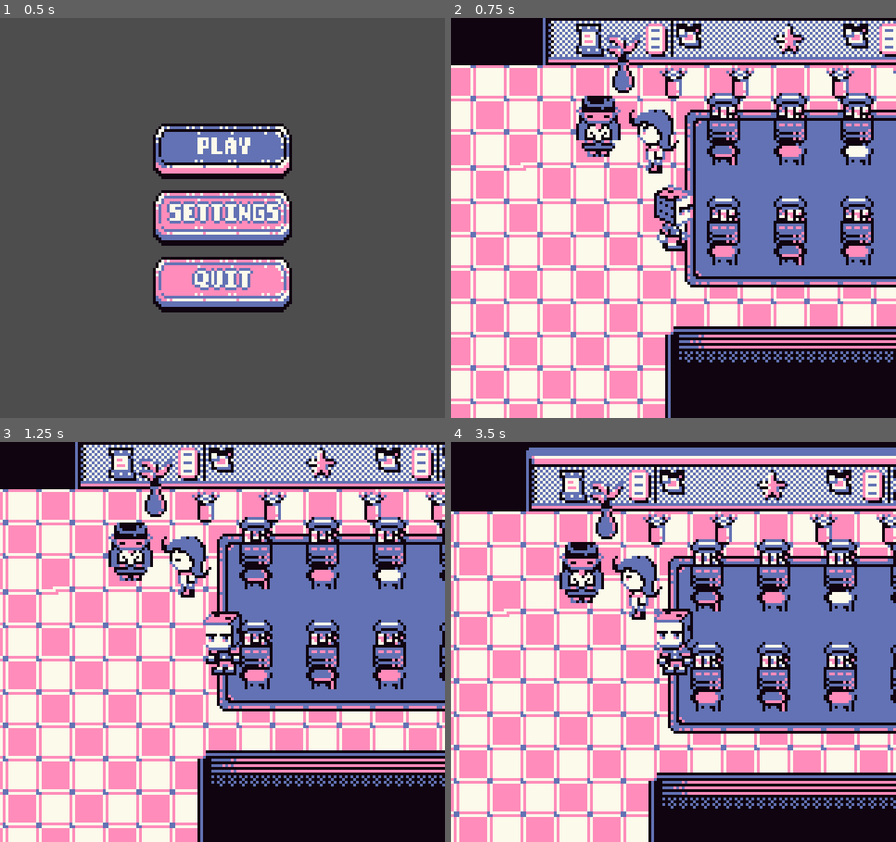
Above: before the commit, frames 1-4 (two rows, left to right).
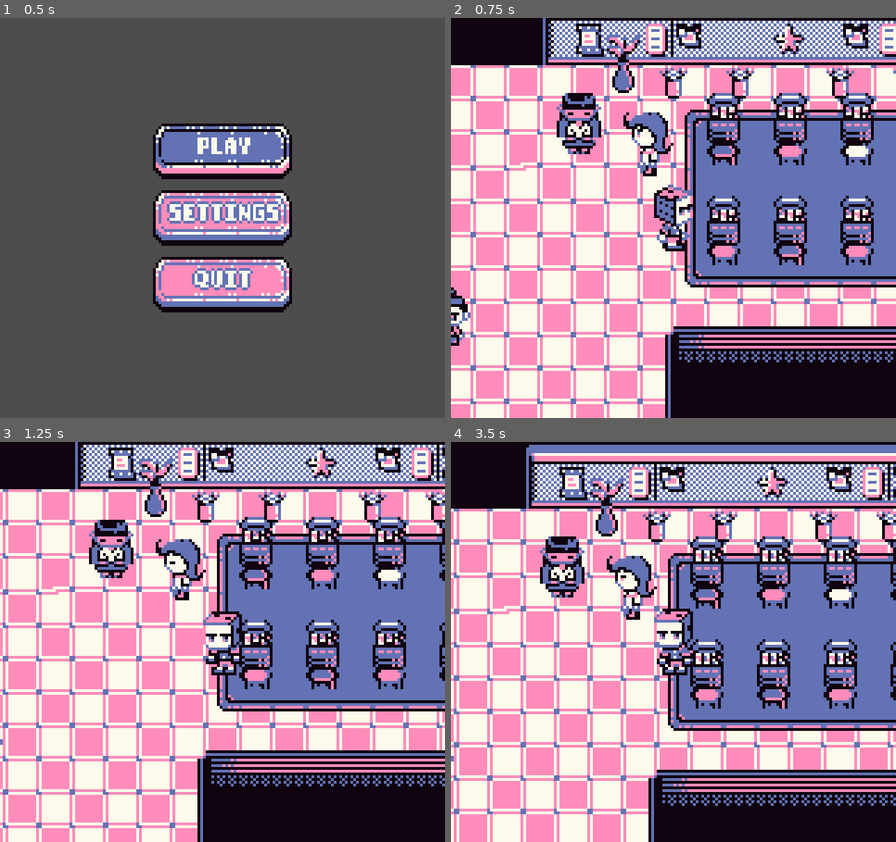
Above: after the commit, the same moments.

Repository: 0xspiderr/gbjam13_gamejam
Game: Godot game, scene res://ui/menus/main_menu.tscn
Two runs of this game, one before a commit and one after it. Both use one fixed random seed, a clock stepped at 60 frames per second and the inputs below.
Inputs:
- Up to frame 1 (0.5 s): no input
- Up to frame 2 (0.75 s): tap Enter at 0.5 s; hold D (right) from 0.53 s (still down); hold Space (interact) from 0.53 s (still down)
- Up to frame 3 (1.25 s): keep holding D (right); keep holding Space (interact)
- Up to frame 4 (3.5 s): release D (right) at 1.28 s; release Space (interact) at 1.28 s; hold S (down) 1.28-2.03 s; tap Space (interact) at 1.35, 2.85 s; hold D (right) 2.03-2.78 s; hold Space (interact) 2.03-2.78 s; hold W (up) from 2.78 s (still down)

Frame 1 is identical in both runs. In frame 2, 2.8% of the frame differs, in the area x 0-52%, y 18-82%; in frame 3, 2.5%; in frame 4, 35%, in the area x 0-100%, y 0-94%.

Commit message:
added random npc talking boxes

Diff:
--- a/components/area_detection_component/area_detection_component.gd
+++ b/components/area_detection_component/area_detection_component.gd
@@ -1,9 +1,5 @@
 class_name AreaDetectionComponent
 extends Area2D
-
-
-signal body_colliding()
-signal body_exited_collision()
 
 
 func _on_body_entered(body: Node2D) -> void:
--- a/scenes/enemy/enemy.gd
+++ b/scenes/enemy/enemy.gd
@@ -33,7 +33,7 @@
 	patrol_timer.start()
 
 
-func _physics_process(delta: float) -> void:
+func _physics_process(_delta: float) -> void:
 	# dont process enemy movement if player is talking or in combat
 	if PlayerData.is_in_combat or PlayerData.is_talking:
 		enemy_sprite.play(&"idle")
--- a/scenes/levels/level0.tscn
+++ b/scenes/levels/level0.tscn
@@ -1,8 +1,7 @@
-[gd_scene load_steps=28 format=4 uid="uid://c6onavsfv4e3e"]
+[gd_scene load_steps=26 format=4 uid="uid://c6onavsfv4e3e"]
 
 [ext_resource type="PackedScene" uid="uid://byvrh5g6p20lk" path="res://scenes/player/player.tscn" id="1_cperm"]
 [ext_resource type="Texture2D" uid="uid://bnkinl3gpn5xl" path="res://assets/tilesets/animated_obj/pocanele.png" id="2_5kr0j"]
-[ext_resource type="PackedScene" uid="uid://cp6enqfwfeyu7" path="res://scenes/enemy/enemy.tscn" id="2_hghvf"]
 [ext_resource type="Texture2D" uid="uid://d15rlcvvxg4yi" path="res://assets/tilesets/casino_tileset/tileset.png" id="3_hghvf"]
 [ext_resource type="Texture2D" uid="uid://b5ynhu5a7jae6" path="res://assets/tilesets/animated_obj/cash-booth.png" id="3_ry65h"]
 [ext_resource type="PackedScene" uid="uid://mlu3i7nhaelg" path="res://scenes/npcs/npc.tscn" id="6_d0grl"]
@@ -18,7 +17,6 @@
 [ext_resource type="Resource" uid="uid://caeoc386ptk0m" path="res://resources/interactable/roulette_table.tres" id="15_m6lg1"]
 [ext_resource type="Resource" uid="uid://b7rdupdwsrdly" path="res://resources/interactable/blackcat_table.tres" id="15_yxkm4"]
 [ext_resource type="Resource" uid="uid://tkti4onay0o1" path="res://resources/interactable/pocanele.tres" id="16_3ebcg"]
-[ext_resource type="Resource" uid="uid://bih3etdk8k7o" path="res://resources/enemies/broken_mirror.tres" id="16_ng1gw"]
 
 [sub_resource type="TileSetAtlasSource" id="TileSetAtlasSource_5kr0j"]
 texture = ExtResource("3_hghvf")
@@ -329,27 +327,27 @@
 npc_stats = ExtResource("7_fj52k")
 
 [node name="Npc1" parent="NPCs" instance=ExtResource("6_d0grl")]
-position = Vector2(201, 45)
+position = Vector2(194, 44)
 npc_stats = ExtResource("7_1nvli")
 
 [node name="Npc2" parent="NPCs" instance=ExtResource("6_d0grl")]
-position = Vector2(-42, 122)
+position = Vector2(124, 137)
 npc_stats = ExtResource("8_vals0")
 
 [node name="Npc3" parent="NPCs" instance=ExtResource("6_d0grl")]
-position = Vector2(52, 102)
+position = Vector2(-63, 170)
 npc_stats = ExtResource("9_oem7y")
 
 [node name="Npc4" parent="NPCs" instance=ExtResource("6_d0grl")]
-position = Vector2(221, 51)
+position = Vector2(219, 52)
 npc_stats = ExtResource("10_a76di")
 
 [node name="Npc5" parent="NPCs" instance=ExtResource("6_d0grl")]
-position = Vector2(14, 84)
+position = Vector2(-50, 139)
 npc_stats = ExtResource("11_d3ub6")
 
 [node name="Npc6" parent="NPCs" instance=ExtResource("6_d0grl")]
-position = Vector2(-28, 84)
+position = Vector2(147, 113)
 npc_stats = ExtResource("12_7s2gi")
 
 [node name="BlackcatTable" parent="." instance=ExtResource("14_m6lg1")]
@@ -430,8 +428,3 @@
 interactable_stats = ExtResource("16_3ebcg")
 
 [node name="Enemies" type="Node2D" parent="."]
-
-[node name="Enemy" parent="Enemies" node_paths=PackedStringArray("_player") instance=ExtResource("2_hghvf")]
-position = Vector2(-15, 147)
-enemy_stats = ExtResource("16_ng1gw")
-_player = NodePath("../../Player")
--- a/scenes/npcs/npc.tscn
+++ b/scenes/npcs/npc.tscn
@@ -1,6 +1,7 @@
-[gd_scene load_steps=4 format=3 uid="uid://mlu3i7nhaelg"]
+[gd_scene load_steps=5 format=3 uid="uid://mlu3i7nhaelg"]
 
 [ext_resource type="Script" uid="uid://dydo2x7362ptg" path="res://scenes/npcs/npc.gd" id="1_ivh6b"]
+[ext_resource type="PackedScene" uid="uid://bwaayo7m2tkb2" path="res://ui/dialogue/random_npc_dialogue.tscn" id="2_m5fb5"]
 
 [sub_resource type="RectangleShape2D" id="RectangleShape2D_ivh6b"]
 
@@ -20,5 +21,11 @@
 [node name="CollisionShape2D" type="CollisionShape2D" parent="DialogueArea"]
 shape = SubResource("CircleShape2D_m5fb5")
 
+[node name="RandomNpcDialogue" parent="." instance=ExtResource("2_m5fb5")]
+offset_left = -3.0
+offset_top = -27.0
+offset_right = -3.0
+offset_bottom = -27.0
+
 [connection signal="body_entered" from="DialogueArea" to="." method="_on_dialogue_area_body_entered"]
 [connection signal="body_exited" from="DialogueArea" to="." method="_on_dialogue_area_body_exited"]
--- /dev/null
+++ b/ui/dialogue/random_npc_dialogue.gd
@@ -0,0 +1,31 @@
+extends Control
+
+
+var wait_time: float = 1.0
+var visibility_time: float = 1.0
+@onready var rand_dialogue_timer: Timer = $RandDialogueTimer
+@onready var dialogue_visibility_timer: Timer = $DialogueVisibilityTimer
+@onready var animation_player: AnimationPlayer = $AnimationPlayer
+
+
+func _ready() -> void:
+	randomize()
+	visible = false
+	wait_time = randf_range(1.0, 10.0)
+	rand_dialogue_timer.wait_time = wait_time
+	rand_dialogue_timer.start()
+
+
+func _on_rand_dialogue_timer_timeout() -> void:
+	visible = true
+	animation_player.play(&"character")
+	wait_time = randf_range(5.0, 15.0)
+	visibility_time = randf_range(3.0, 5.0)
+	rand_dialogue_timer.wait_time = wait_time
+	dialogue_visibility_timer.wait_time = visibility_time
+	rand_dialogue_timer.start()
+	dialogue_visibility_timer.start()
+
+
+func _on_dialogue_visibility_timer_timeout() -> void:
+	visible = false
--- /dev/null
+++ b/ui/dialogue/random_npc_dialogue.tscn
@@ -0,0 +1,92 @@
+[gd_scene load_steps=5 format=3 uid="uid://bwaayo7m2tkb2"]
+
+[ext_resource type="Script" uid="uid://c46ehjy0etjxv" path="res://ui/dialogue/random_npc_dialogue.gd" id="1_kicr1"]
+
+[sub_resource type="Animation" id="Animation_sxbcy"]
+resource_name = "character"
+length = 1.5
+step = 0.1
+tracks/0/type = "value"
+tracks/0/imported = false
+tracks/0/enabled = true
+tracks/0/path = NodePath("ColorRect/Label:visible_ratio")
+tracks/0/interp = 1
+tracks/0/loop_wrap = true
+tracks/0/keys = {
+"times": PackedFloat32Array(0, 1.5),
+"transitions": PackedFloat32Array(1, 1),
+"update": 0,
+"values": [0.0, 1.0]
+}
+
+[sub_resource type="Animation" id="Animation_kicr1"]
+length = 0.001
+tracks/0/type = "value"
+tracks/0/imported = false
+tracks/0/enabled = true
+tracks/0/path = NodePath("ColorRect/Label:visible_ratio")
+tracks/0/interp = 1
+tracks/0/loop_wrap = true
+tracks/0/keys = {
+"times": PackedFloat32Array(0),
+"transitions": PackedFloat32Array(1),
+"update": 0,
+"values": [0.0]
+}
+
+[sub_resource type="AnimationLibrary" id="AnimationLibrary_41c10"]
+_data = {
+&"RESET": SubResource("Animation_kicr1"),
+&"character": SubResource("Animation_sxbcy")
+}
+
+[node name="RandomNpcDialogue" type="Control"]
+z_index = 1
+layout_mode = 3
+anchors_preset = 15
+anchor_right = 1.0
+anchor_bottom = 1.0
+grow_horizontal = 2
+grow_vertical = 2
+script = ExtResource("1_kicr1")
+
+[node name="AnimationPlayer" type="AnimationPlayer" parent="."]
+libraries = {
+&"": SubResource("AnimationLibrary_41c10")
+}
+
+[node name="ColorRect2" type="ColorRect" parent="."]
+layout_mode = 0
+offset_left = 1.0
+offset_top = 15.0
+offset_right = 11.0
+offset_bottom = 19.0
+
+[node name="ColorRect" type="ColorRect" parent="."]
+layout_mode = 0
+offset_left = 6.0
+offset_top = 3.0
+offset_right = 30.0
+offset_bottom = 16.0
+
+[node name="Label" type="Label" parent="ColorRect"]
+layout_mode = 0
+offset_left = 2.0
+offset_top = -4.0
+offset_right = 23.0
+offset_bottom = 13.0
+theme_override_colors/font_color = Color(0, 0, 0, 1)
+theme_override_font_sizes/font_size = 20
+text = ". . ."
+horizontal_alignment = 1
+vertical_alignment = 1
+visible_characters = 0
+visible_ratio = 0.0
+
+[node name="RandDialogueTimer" type="Timer" parent="."]
+one_shot = true
+
+[node name="DialogueVisibilityTimer" type="Timer" parent="."]
+
+[connection signal="timeout" from="RandDialogueTimer" to="." method="_on_rand_dialogue_timer_timeout"]
+[connection signal="timeout" from="DialogueVisibilityTimer" to="." method="_on_dialogue_visibility_timer_timeout"]
Not shown, added: ui/dialogue/random_npc_dialogue.gd.uid
